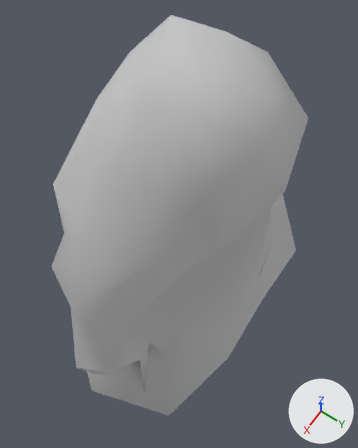
A saved change to the Blender file Kandidat33MobileGame/assets/Models/ghost/ghost04-014cloth003armature003UV002.blend.
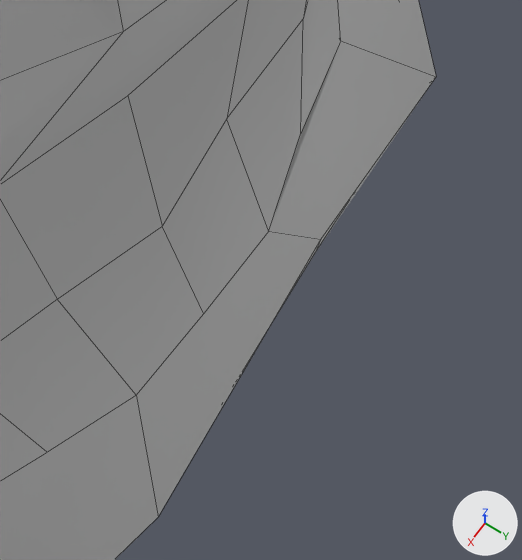
There are two pictures of each version: one whole from a 50 mm camera at (1.71, 1.18, 4.51) aimed at (-0.12, -0.06, 0.01), one close up on the part from 53% to 89% of the width and 52% to 82% of the height. The axes (+X, +Y, +Z) are drawn at lower right. The lights are the same throughout. The close-ups show mesh edges as thin lines.

Script lines for the objects in view, before the commit:
```python
me_sphere = bpy.data.meshes.new('Sphere')
me_sphere.from_pydata(...)  # 113 vertices, 98 faces; spans x -1.95..1.6, y -1.13..1.02, z -2.37..2.4
me_sphere.polygons.foreach_set('use_smooth', [True] * 98)
me_sphere.materials.append(mat_material_002)  # its picture is missing
ob_sphere = bpy.data.objects.new('Sphere', me_sphere)
ob_sphere.location = (0.0, 0.0, 0.0)
```
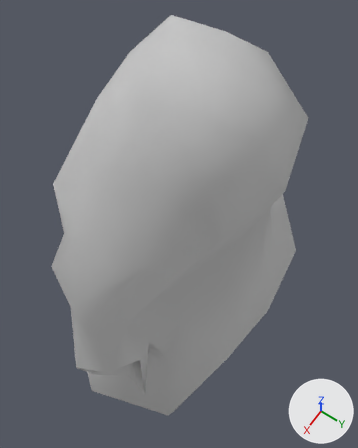
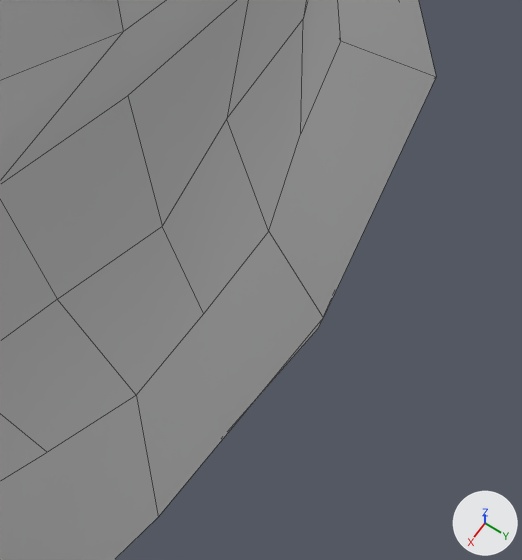
Pixel boxes (x1, y1, x2, y2) of what changed, in the close-ups (522 x 560 px; the box of a moved part takes in the faces that stretch with it):
part 1 of me_sphere, moved or reshaped
    before: (136, 41, 436, 516)
    after: (136, 41, 436, 517)

What changed in the scene script:
```text
Change me_sphere:
    where me_sphere.from_pydata(...)  # 113 vertices, 98 faces; spans x -1.95..1.6, y -1.13..1.02, z -2.37..2.4
    used by ob_sphere; location = (0.0, 0.0, 0.0)
    me_sphere part 1
    me_sphere.vertices[36].co: (-0.45, 0.99, -1.12) -> (-0.35, 1.11, -1.41)  # pixel (320, 239) -> pixel (323, 317)
    me_sphere.vertices[53].co: (-0.47, 0.99, -1.29) -> (-0.37, 1.11, -1.58)  # pixel (315, 252) -> pixel (317, 328)
```
